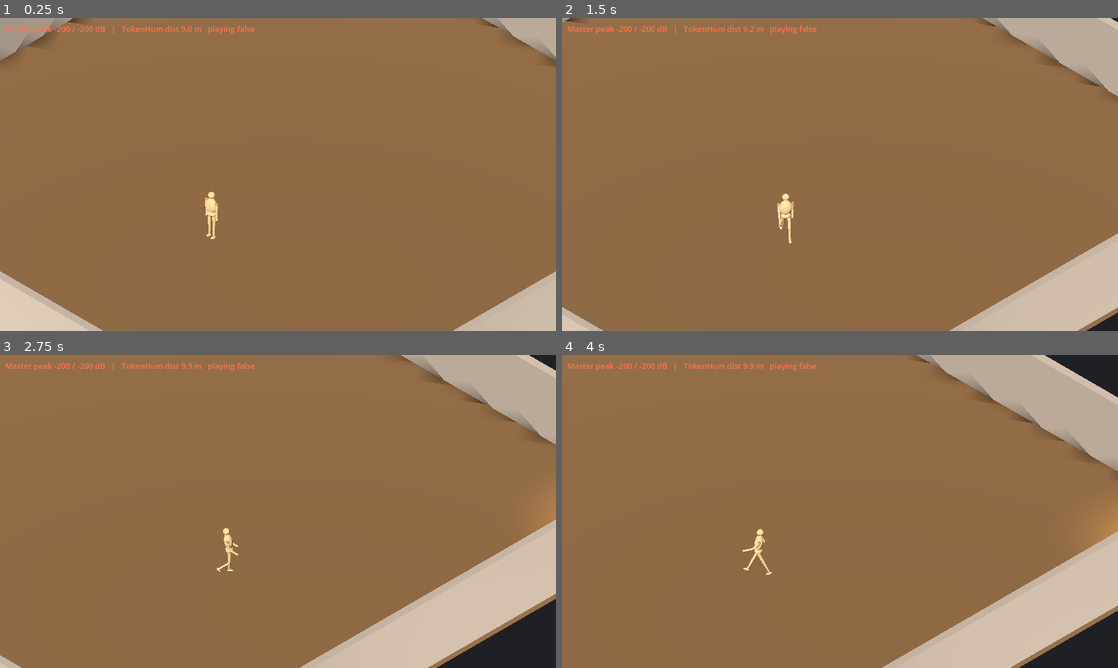
Above: before the commit, frames 1-4 (two rows, left to right).
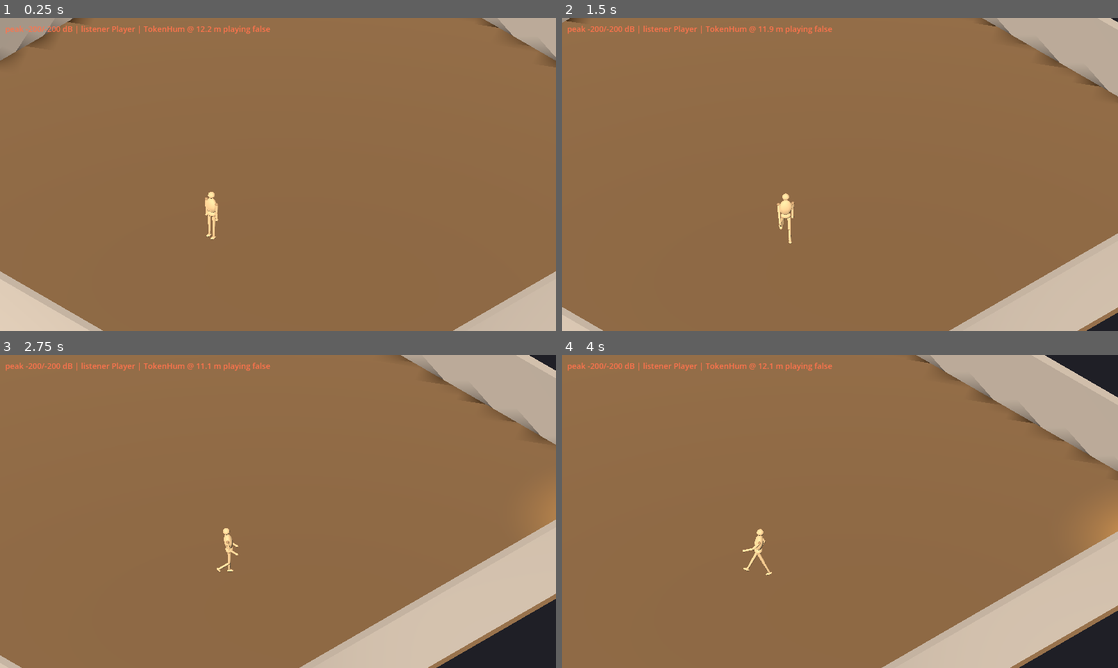
Above: after the commit, the same moments.

Repository: hieubqdsm/crime-in-clock-tower
Game: Godot game, scene res://scenes/main/Main.tscn
Same seed, same stepped clock (60 frames per second), same inputs: the game is played once before the commit and once after it.
Inputs:
- Up to frame 1 (0.25 s): no input
- Up to frame 2 (1.5 s): hold D (move_right) 0.53-1.28 s; hold Shift (fast_walk) 0.53-1.28 s; hold S (move_down) from 1.28 s (still down); tap Ctrl (sprint) at 1.35 s
- Up to frame 3 (2.75 s): release S (move_down) at 2.03 s; hold D (move_right) from 2.03 s (still down); hold Shift (fast_walk) from 2.03 s (still down)
- Up to frame 4 (4 s): release D (move_right) at 2.78 s; release Shift (fast_walk) at 2.78 s; hold W (move_up) 2.78-3.53 s; tap Ctrl (sprint) at 2.85 s; hold A (move_left) from 3.53 s (still down); hold Shift (fast_walk) from 3.53 s (still down)

The runs differ from the first frame. In frame 1, 0.5% of the frame differs, in the area x 1-49%, y 2-6%; in frame 2, 0.5%; in frame 3, 0.5%; in frame 4, 0.5%.

Commit message:
F-002 diag: HUD measures from the real viewport listener (was camera, 11m off); drop watchdog that fought engine culling

Diff:
--- a/scenes/main/debug_audio_hud.gd
+++ b/scenes/main/debug_audio_hud.gd
@@ -1,9 +1,8 @@
 extends CanvasLayer
 
-## F-002 DIAGNOSTIC HUD (remove before shipping F-002): shows the live
-## Master-bus peak meters and the nearest token's playback state, so silence
-## can be localized to "engine not mixing" vs "OS/app muted" on ANY platform,
-## including editor runs where there is no browser console.
+## F-002 DIAGNOSTIC HUD (remove before shipping F-002): measures everything
+## from the ACTUAL 3D audio listener (viewport-registered), not the camera —
+## camera-based distances were 11 m off and made the numbers meaningless.
 
 var _label: Label
 
@@ -17,14 +16,14 @@
 
 
 func _process(_delta: float) -> void:
-	var cam := get_viewport().get_camera_3d()
-	var pos := cam.global_position if cam != null else Vector3.ZERO
+	var listener := get_viewport().get_audio_listener_3d()
+	var pos: Vector3 = listener.global_position if listener != null else Vector3.INF
 	var nearest_d := 999.0
 	var nearest_name := "-"
 	var nearest_playing := false
 	for t in get_tree().get_nodes_in_group("sound_tokens"):
 		var token := t as Node3D
-		var d := pos.distance_to(token.global_position)
+		var d: float = pos.distance_to(token.global_position) if listener != null else 999.0
 		if d < nearest_d:
 			nearest_d = d
 			nearest_name = String(token.name)
@@ -32,5 +31,7 @@
 			nearest_playing = audio != null and audio.playing
 	var l := AudioServer.get_bus_peak_volume_left_db(0, 0)
 	var r := AudioServer.get_bus_peak_volume_right_db(0, 0)
-	_label.text = "Master peak %0.0f / %0.0f dB   |   %s dist %0.1f m   playing %s" % [
-		l, r, nearest_name, nearest_d, str(nearest_playing)]
+	_label.text = "peak %0.0f/%0.0f dB | listener %s | %s @ %0.1f m playing %s" % [
+		l, r,
+		"NONE" if listener == null else String(listener.get_parent().name),
+		nearest_name, nearest_d, str(nearest_playing)]
--- a/scenes/token/sound_token.gd
+++ b/scenes/token/sound_token.gd
@@ -10,16 +10,13 @@
 @onready var _audio: AudioStreamPlayer3D = $Sound
 @onready var _glow: OmniLight3D = $Glow
 
-var _watchdog := 0.0
-
 
 func _ready() -> void:
 	add_to_group("sound_tokens")
 	if stream == null:
 		return
-	# Looping: the WAV importer ignores its loop params (runtime guard below);
-	# the MP3 importer honors its loop param but keep a guard anyway. A
-	# watchdog in _process restarts playback if a stream ever runs out.
+	# Looping: the WAV importer ignores its loop params in 4.7, so enable it
+	# here (guarded one-time mutation of the shared imported stream).
 	if stream is AudioStreamWAV and stream.loop_mode == AudioStreamWAV.LOOP_DISABLED:
 		stream.loop_mode = AudioStreamWAV.LOOP_FORWARD
 	if stream is AudioStreamMP3 and not stream.loop:
@@ -27,15 +24,9 @@
 	_audio.stream = stream
 	_glow.light_color = glow_color
 	_audio.play()
-
-
-func _process(delta: float) -> void:
-	_watchdog += delta
-	if _watchdog < 0.5:
-		return
-	_watchdog = 0.0
-	if stream != null and not _audio.playing:
-		_audio.play()
+	# NOTE: no watchdog — out-of-range culling by the engine is EXPECTED
+	# (playing goes false beyond max_distance); a restart loop would just
+	# fight it and make the state unreadable.
 
 
 func distance_to(player: Node3D) -> float:
